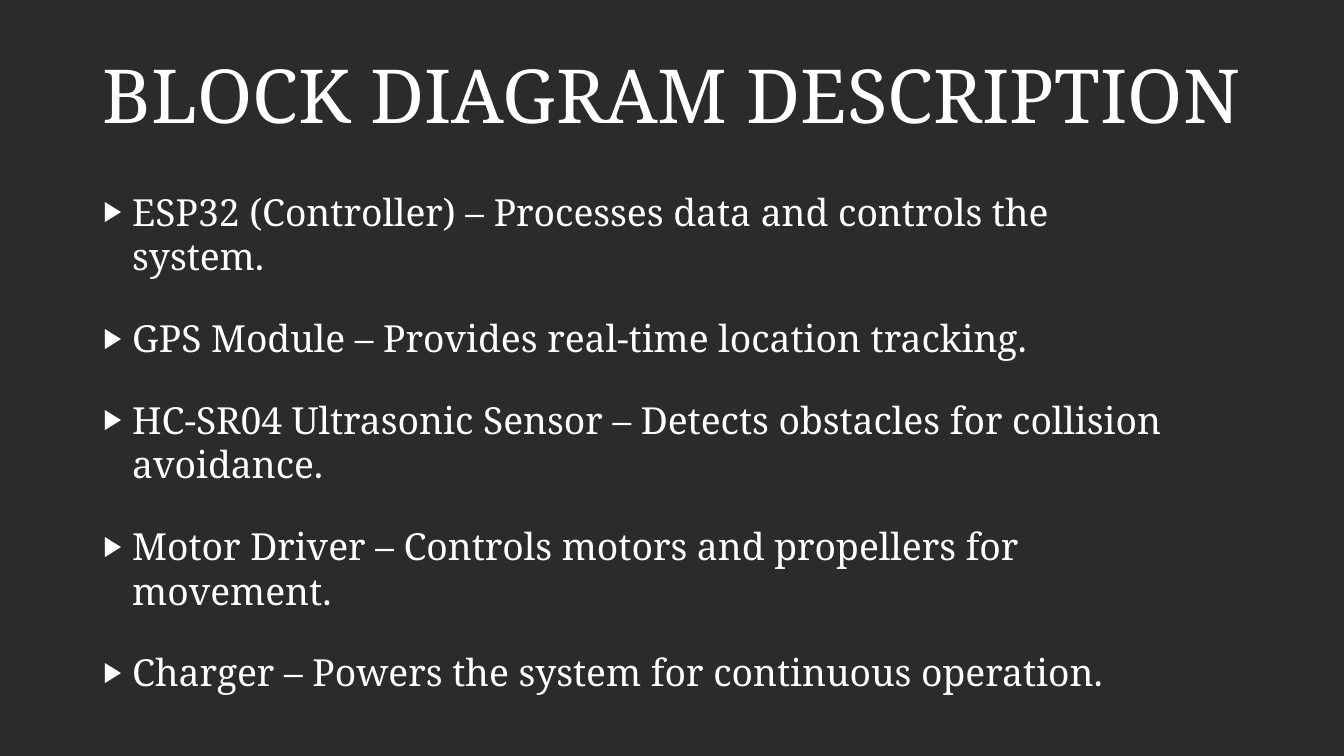
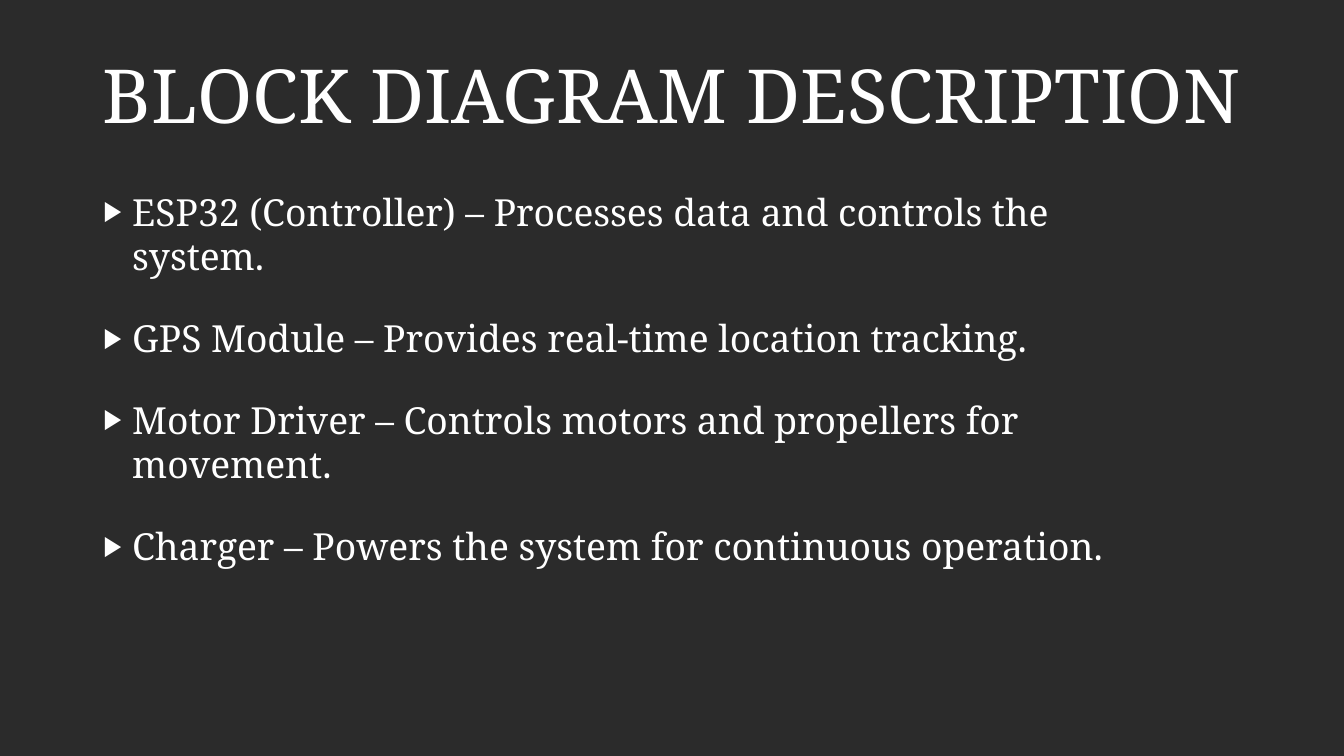
Before and after one commit to partha235/sea_plastic, a slide deck: slide 14 of zeroth_review.odp. Drawn at 1344x756 pixels with LibreOffice and Linux fonts; fonts in the diff are those of the drawing; background and template pictures are left out; a plain dark background stands for a picture behind light text. Boxes give left, top, right and bottom in pixels: in the first picture for what was removed or moved away, otherwise in the second. Text is boxed around its words. In the diff, an @@ line names an element or a change of style, - is before the commit and + after.

```diff
--- a/zeroth_review.odp
+++ b/zeroth_review.odp
@@ text at [132, 405, 1161, 479]: paragraph removed @@
-▶ HC-SR04 Ultrasonic Sensor – Detects obstacles for collision avoidance.
```
Also in this commit, not shown: 6 other slides changed, 1 slide added, 1 slide removed, 7 other files.
